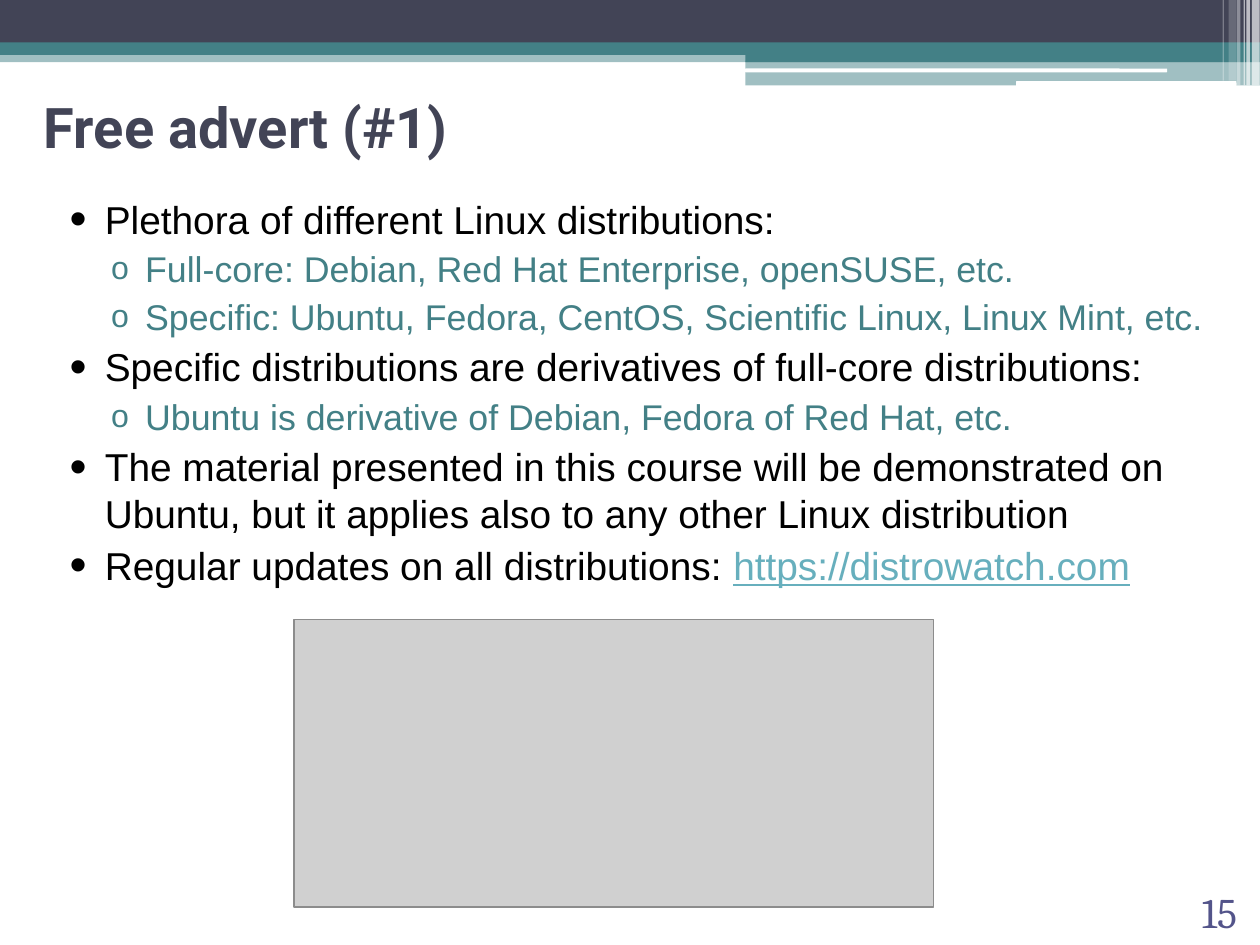
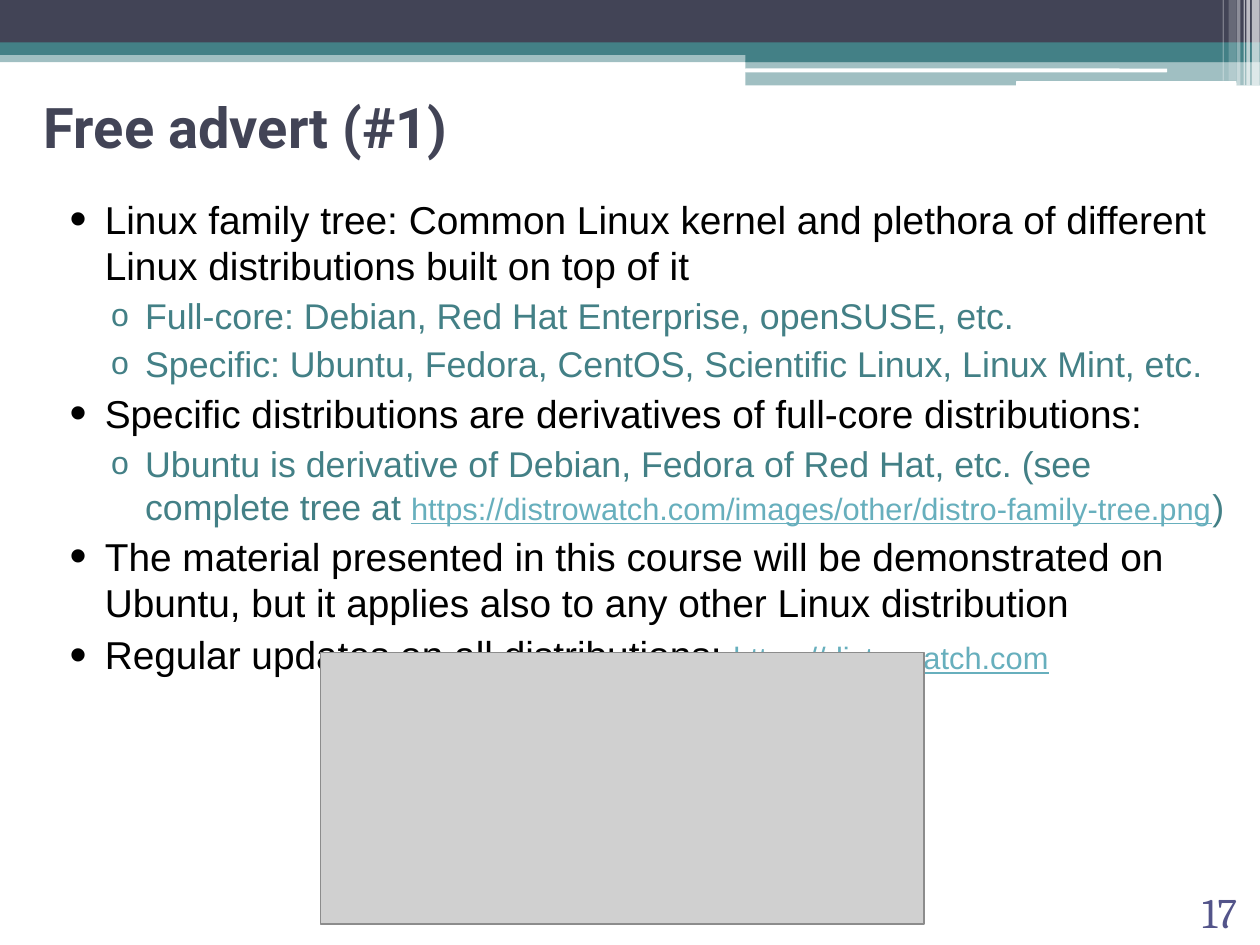
Before and after one commit to abilandz/PH8124, a slide deck: slide 17 of Lecture_1/ABilandzic_PH8124_SS2022.pptx (slide 15 before the commit). Drawn at 1260x945 pixels with LibreOffice and Linux fonts; fonts in the diff are those of the drawing; grey boxes stand for pictures; background and template pictures are left out. Boxes give left, top, right and bottom in pixels: in the first picture for what was removed or moved away, otherwise in the second. Text is boxed around its words. In the diff, an @@ line names an element or a change of style, - is before the commit and + after.

Commit message:
lecture 1 ready

```diff
--- a/Lecture_1/ABilandzic_PH8124_SS2022.pptx
+++ b/Lecture_1/ABilandzic_PH8124_SS2022.pptx
@@ text at (x1=105, y1=206, x2=1205, y2=288): text changed @@
-• Plethora of different Linux distributions:
+• Linux family tree: Common Linux kernel and plethora of different Linux distributions built on top of it
@@ text at (x1=145, y1=451, x2=1211, y2=527): text changed @@
-  o Ubuntu is derivative of Debian, Fedora of Red Hat, etc.
+  o Ubuntu is derivative of Debian, Fedora of Red Hat, etc. (see complete tree at https://distrowatch.com/images/other/distro-family-tree.png)
@@ text at (x1=105, y1=639, x2=1048, y2=677): size 22.2 to 17.6 pt in "https://distrowatch.com" @@
@@ picture resized from (x1=294, y1=620, x2=932, y2=907) to (x1=321, y1=653, x2=925, y2=924) @@
@@ page number at (x1=1202, y1=900, x2=1237, y2=929): text changed @@
-15
+17
```
Also in this commit, not shown: 8 other slides changed, 3 slides added, 1 other file.
